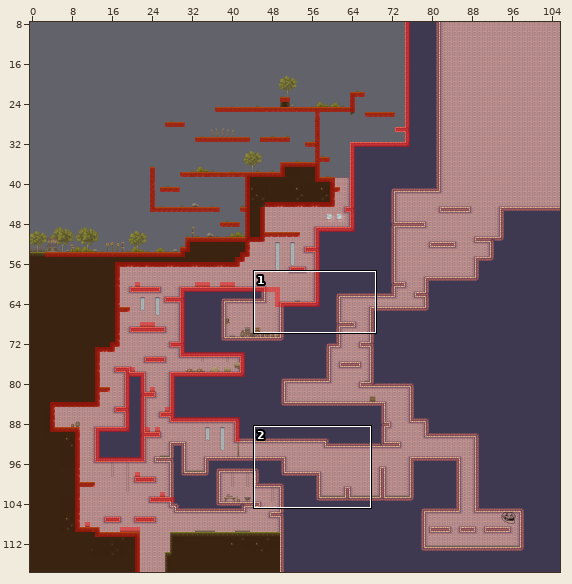
One commit to this Tiled map: Platformer-GameDev/Output/Assets/Maps/MapTemplate.tmx. Above: a wide view before the commit, with the close-up outlined.
Close-up. First the earlier version:
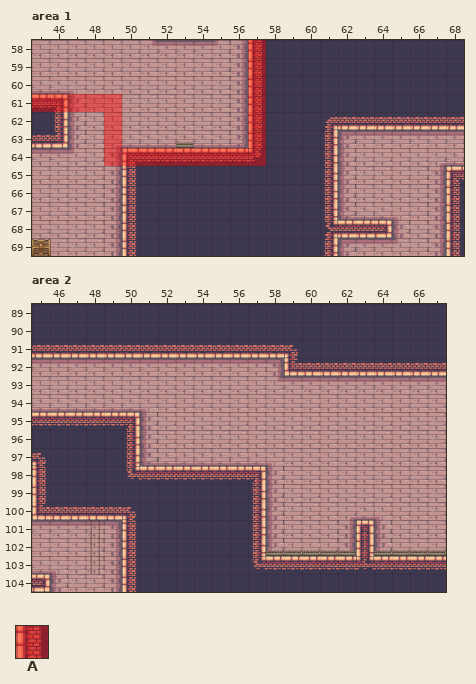
Cells are 32x32 px. Shown: area 1 x 45..68, y 58..69; area 2 x 45..67, y 89..104. The commit also changed other parts of the map, which this record leaves out.
Key: from "MapMetadata": A 0.
_ is an empty cell.
Layers that did not change in this view are not listed.
Layer "Navigation" before, area 1, first column x 45:
58 ____________A___________
59 ____________A___________
60 ____________A___________
61 AAAAA_______A___________
62 ____A_______A___________
63 ____A_______A___________
64 ____AAAAAAAAA___________
65 ________________________
66 ________________________
67 ________________________
68 ________________________
69 ________________________
And afterwards:
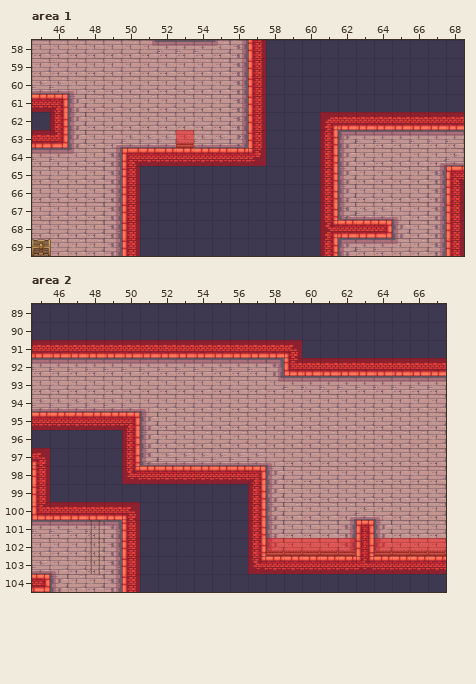
See-through tiles are keyed as they look on the map.
Change:
Layer "Navigation", area 1:
The author put tile A in row 62 at x 46 and 61 to 68; in row 63 at x 45 to 46, 53 and 61; in row 64 at x 61; in rows 65 to 67 at x 50, 61 and 68; in row 68 at x 50, 61 to 64 and 68; in row 69 at x 50, 61 and 68.
The author cleared tile A in row 61 at x 47 to 49; in rows 62 to 64 at x 49.
Layer "Navigation", area 2:
The author put tile A in row 91 at x 45 to 59; in row 92 at x 59 to 67; in row 95 at x 45 to 50; in row 96 at x 50; in row 97 at x 45 and 50; in row 98 at x 45 and 50 to 57.
The author put tile A in row 99 at x 45 and 57; in row 100 at x 45 to 50 and 57; in row 101 at x 50, 57 and 63; in rows 102 to 103 at x 50 and 57 to 67; in row 104 at x 45 and 50.
Pixel boxes of the changes (left, top, right, bottom) in both close-ups:
changed: (32, 94, 140, 256)
added: (320, 112, 464, 256)
added: (176, 130, 194, 148)
added: (32, 340, 446, 376)
added: (32, 412, 446, 592)
